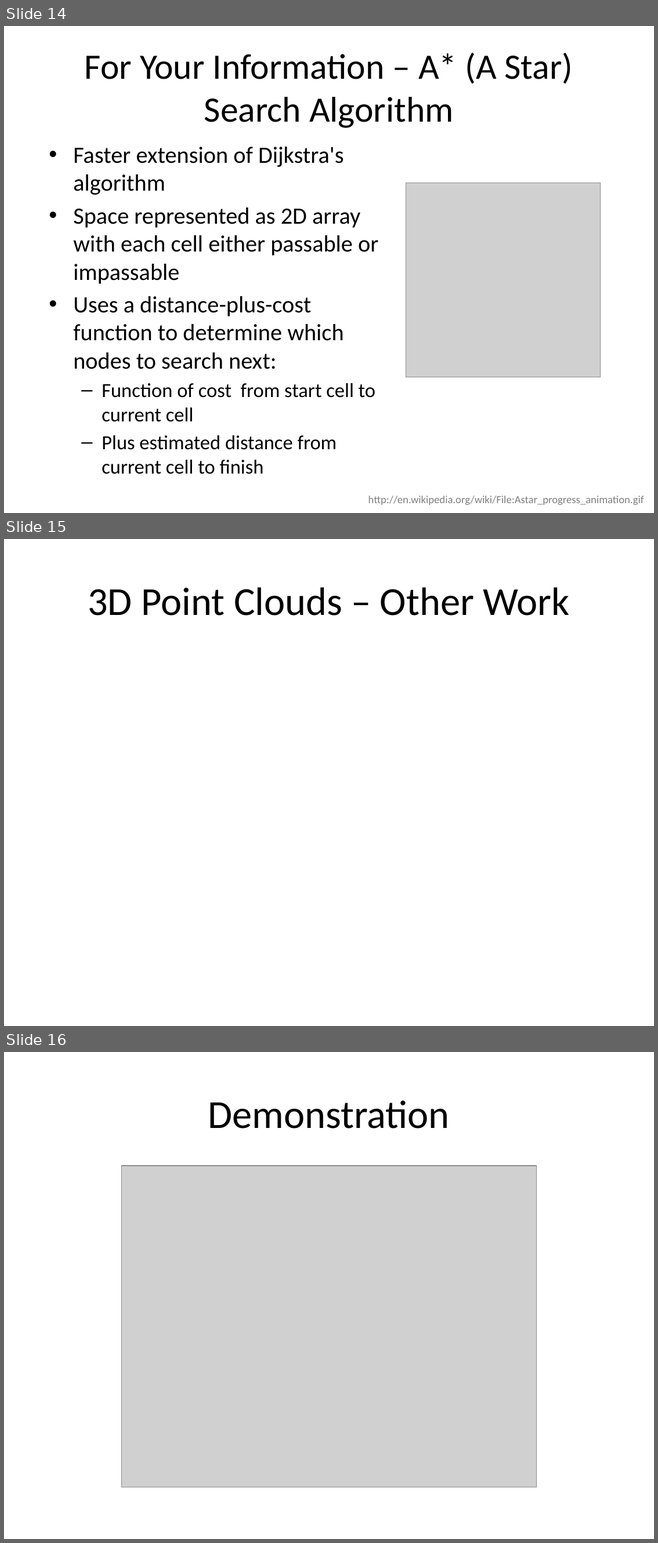
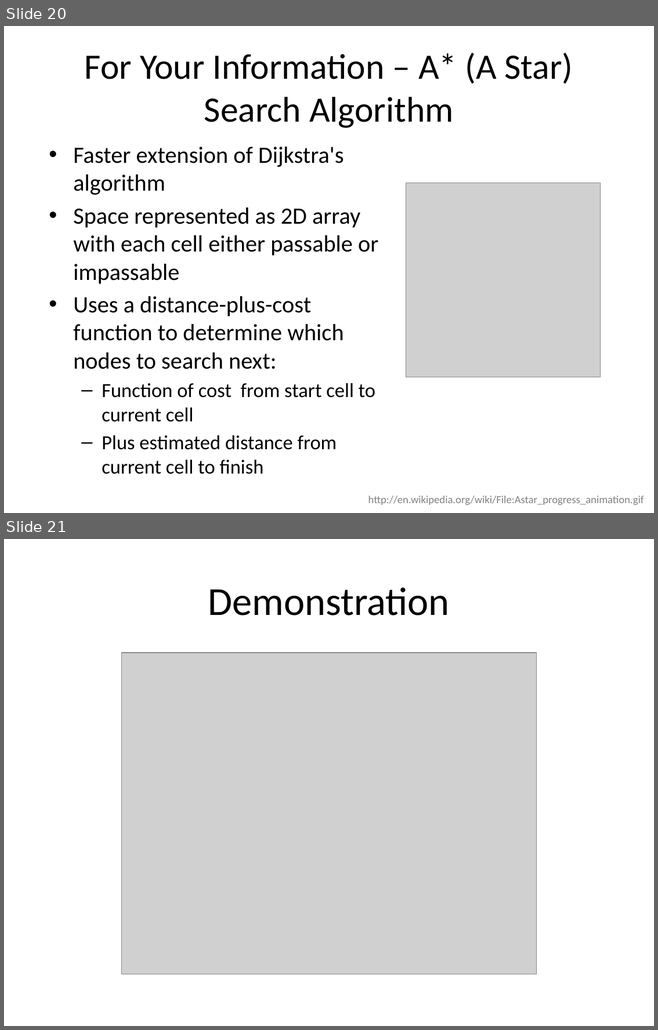
Before and after one commit to michaelwh/kinect-wheelchair, a slide deck: Autonomous Wheelchair using Structured Light.pptx. Shown one above the other, each under a label of ours: slides 14, 15 and 16 before the commit, slides 20 and 21 after it. The pictures are 658x1543 and 658x1030 pixels, drawn with LibreOffice and Linux fonts; fonts in the diff are those of the drawing; grey boxes stand for pictures. Boxes give left, top, right and bottom in pixels: in the first picture for what was removed or moved away, otherwise in the second. Text is boxed around its words. In the diff, an @@ line names an element or a change of style, - is before the commit and + after.

```diff
--- a/Autonomous Wheelchair using Structured Light.pptx
+++ b/Autonomous Wheelchair using Structured Light.pptx
@@ slide 15 removed at box(4, 539, 654, 1026), background #FFFFFF @@
@@ title removed at box(88, 587, 569, 616) @@
-3D Point Clouds – Other Work
@@ what was slide 14 is now slide 20 @@
@@ what was slide 16 is now slide 21 @@
```
Also in this commit, not shown: 8 slides changed, 9 slides added, 1 other slide removed.
